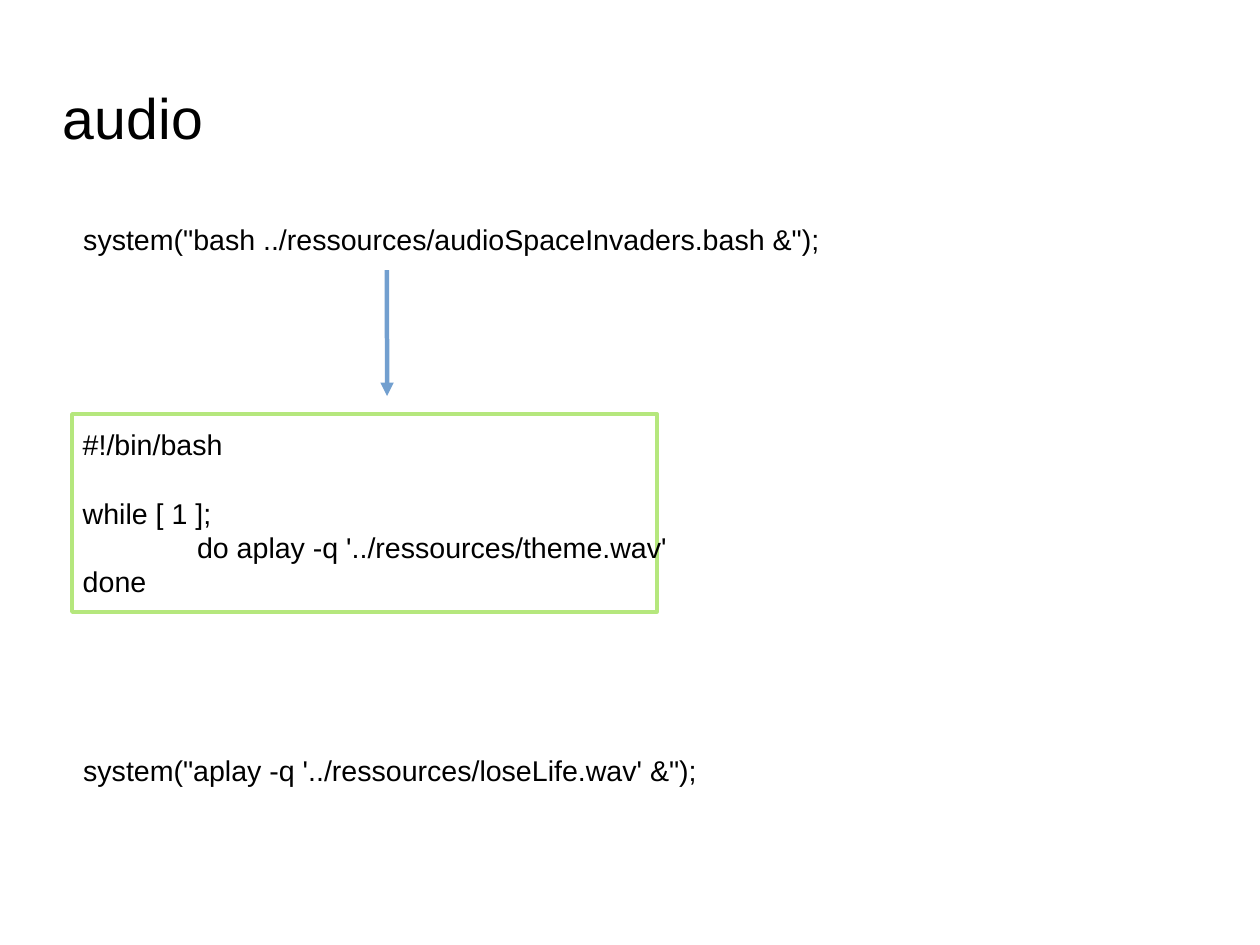
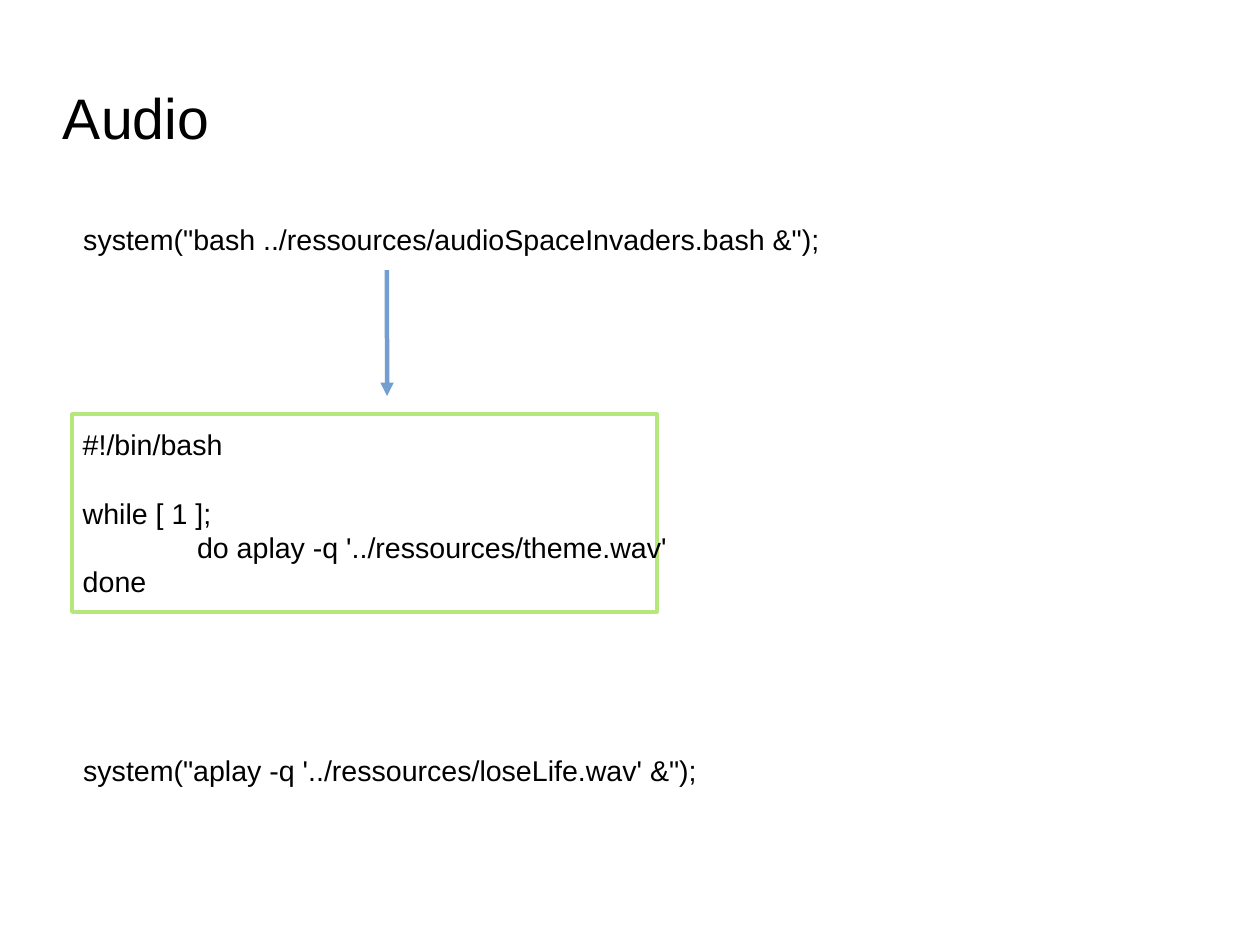
Before and after one commit to nponsard/G2_G4_Bennacer_Lesbros_MathieuDrif_Ponsard_Tritz, a slide deck: slide 10 of docs/Presentation.odp. Drawn at 1260x945 pixels with LibreOffice and Linux fonts; fonts in the diff are those of the drawing; background and template pictures are left out. Boxes give left, top, right and bottom in pixels: in the first picture for what was removed or moved away, otherwise in the second. Text is boxed around its words. In the diff, an @@ line names an element or a change of style, - is before the commit and + after.

```diff
--- a/docs/Presentation.odp
+++ b/docs/Presentation.odp
@@ title at (x1=63, y1=97, x2=209, y2=140): text changed @@
-audio
+Audio
```
Also in this commit, not shown: 2 other slides changed, 3 other files.
